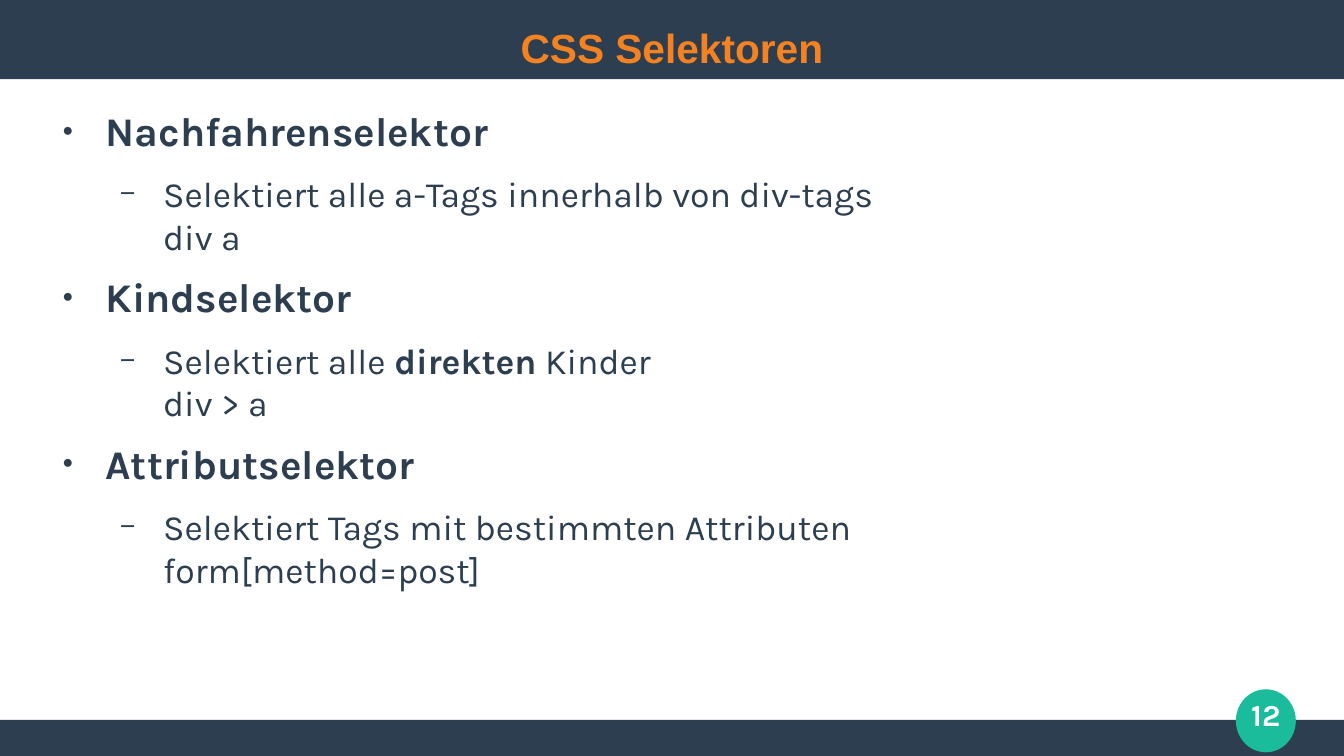
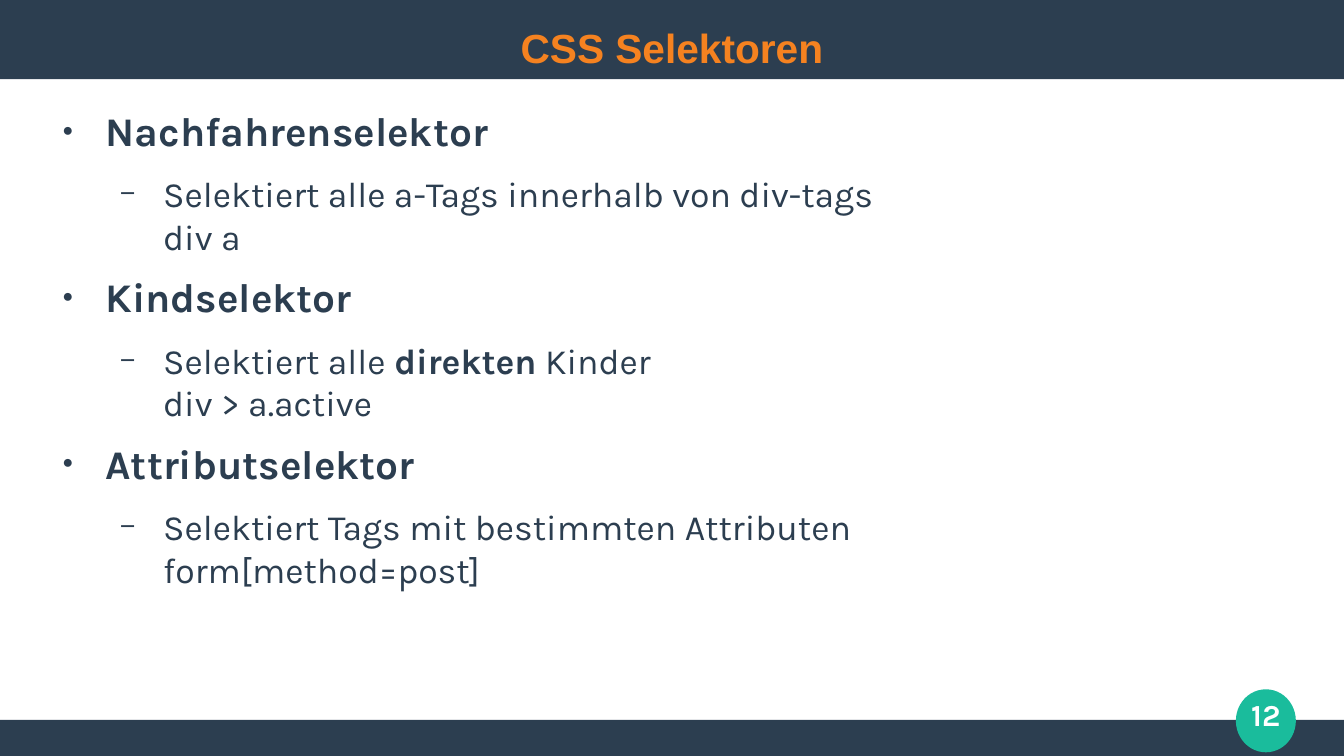
Before and after one commit to ghandmann/HS-AlbSig-WebAnwendungen2, a slide deck: slide 12 of Kapitel/01_Recap_HTML_CSS_JS.odp. Drawn at 1344x756 pixels with LibreOffice and Linux fonts; fonts in the diff are those of the drawing. Boxes give left, top, right and bottom in pixels: in the first picture for what was removed or moved away, otherwise in the second. Text is boxed around its words. In the diff, an @@ line names an element or a change of style, - is before the commit and + after.

```diff
--- a/Kapitel/01_Recap_HTML_CSS_JS.odp
+++ b/Kapitel/01_Recap_HTML_CSS_JS.odp
@@ text at (x1=163, y1=348, x2=651, y2=417): text changed @@
-  − Selektiert alle direkten Kinder
-    div > a
+  − Selektiert alle direkten Kinder
+    div > a.active
```
